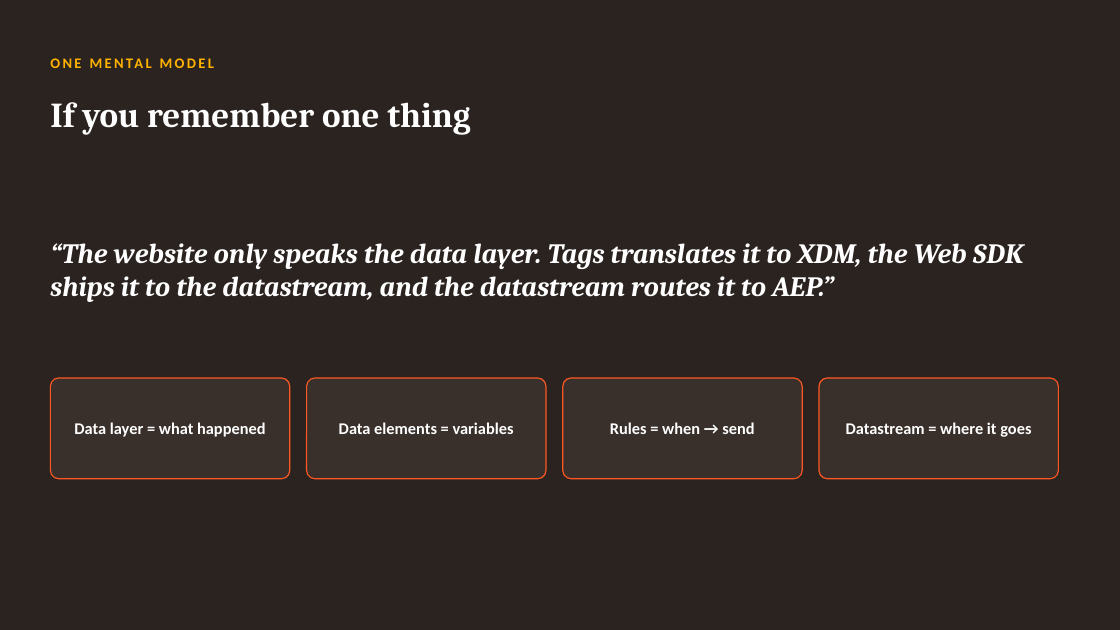
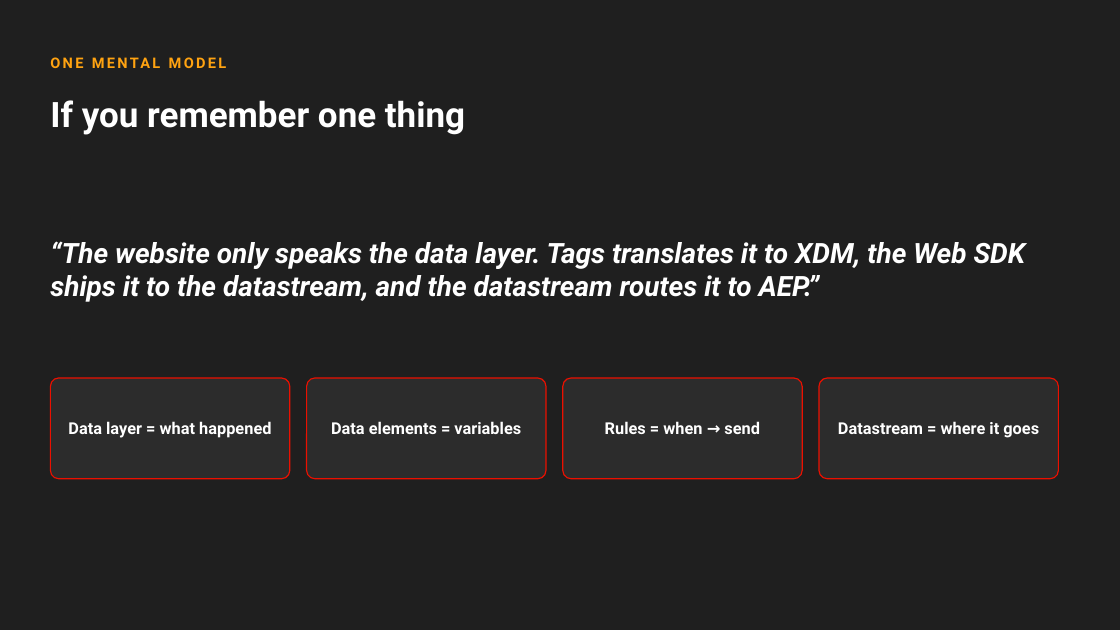
Before and after one commit to princeparvat80/aep-data-collection-food-demo, a slide deck: slide 22 of presentation/Feastly-DataCollection-to-AEP.pptx. Drawn at 1120x630 pixels with LibreOffice and Linux fonts; fonts in the diff are those of the drawing. Boxes give left, top, right and bottom in pixels: in the first picture for what was removed or moved away, otherwise in the second. Text is boxed around its words. In the diff, an @@ line names an element or a change of style, - is before the commit and + after.

```diff
--- a/presentation/Feastly-DataCollection-to-AEP.pptx
+++ b/presentation/Feastly-DataCollection-to-AEP.pptx
@@ background #2B2320 to #1F1F1F @@
@@ text "ONE MENTAL MODEL" at [50,50,891,76]: font Calibri to Roboto, text colour #FFB300 to #FFA311 @@
@@ text "If you remember one thing" at [50,100,465,135]: font Cambria to Roboto @@
@@ text "“The website only speaks the ..." at [50,241,1026,302]: font Cambria to Roboto @@
@@ fill #3A302B to #2C2C2C; outline #FF5722 1 pt to #EB1000 1 pt in 4 elements at [50,378,290,479], [307,378,546,479], [563,378,802,479], [819,378,1059,479] @@
@@ font Calibri to Roboto in 4 elements at [68,421,271,438], [331,421,521,434], [605,421,760,434], [838,421,1039,438] @@
```
Also in this commit, not shown: 22 other slides changed, 1 other file.
